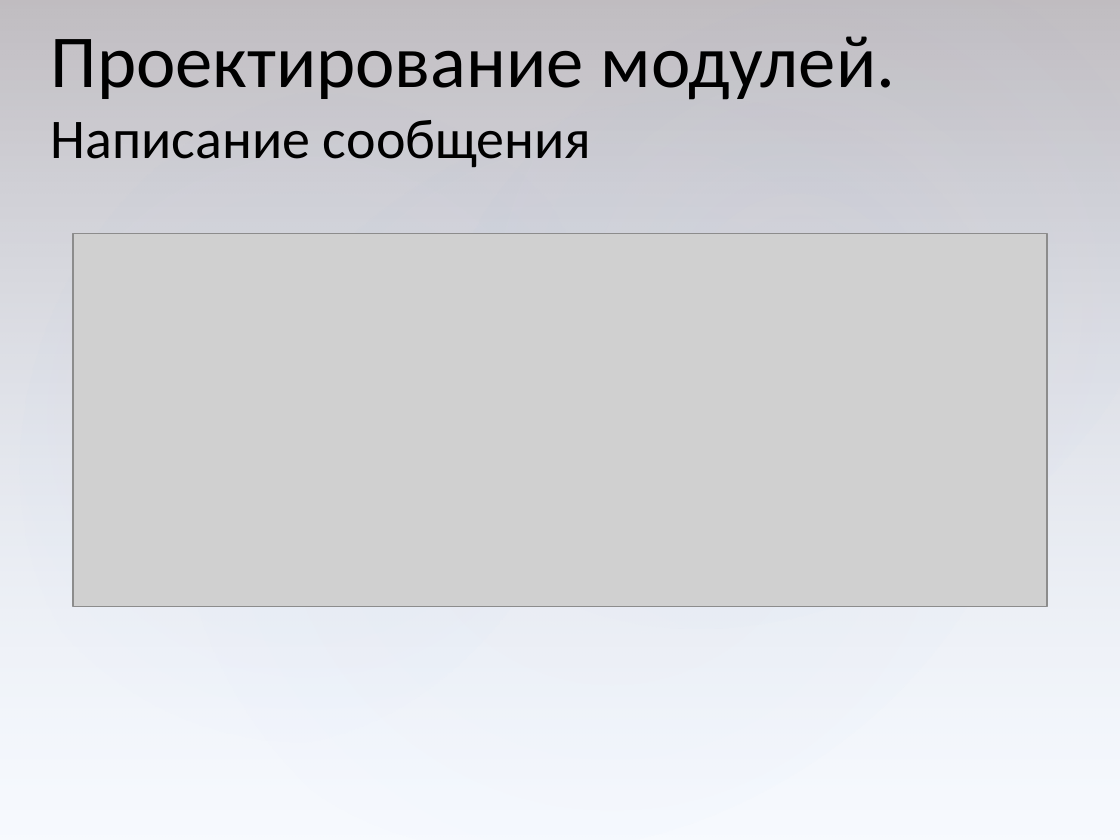
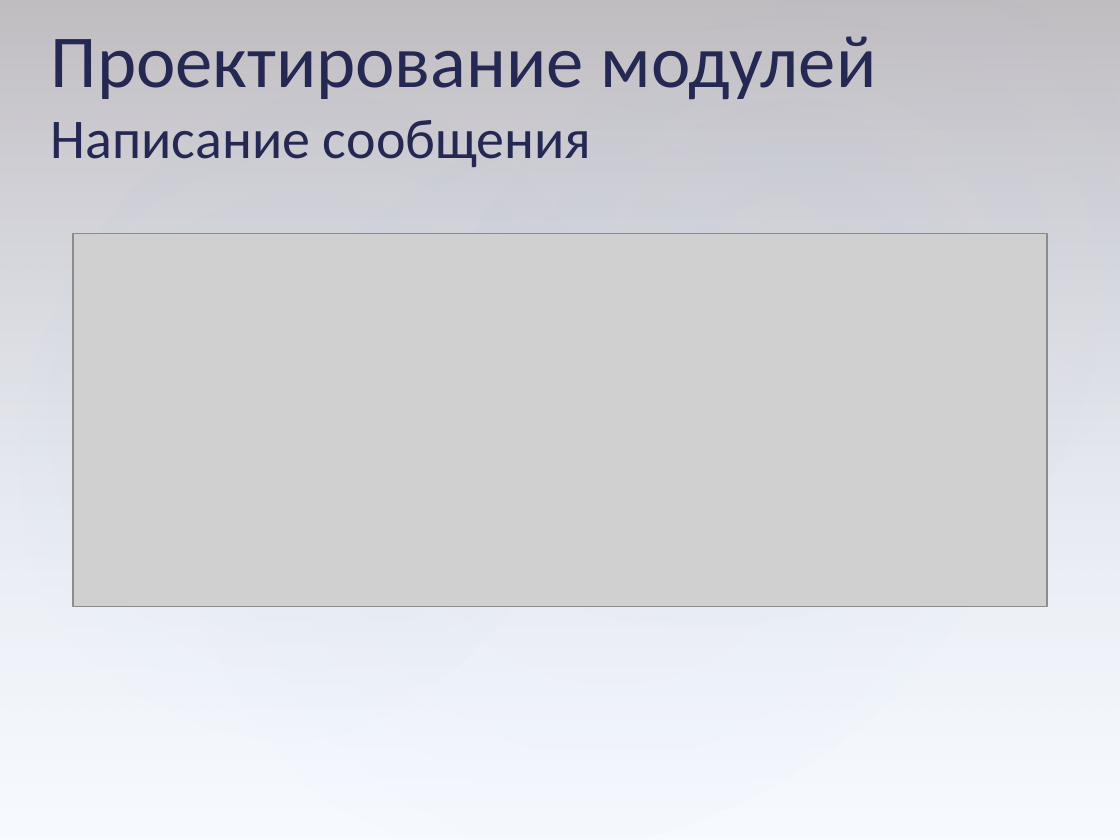
Before and after one commit to serpikovs/in40, a slide deck: slide 32 of !docs/common.pptx. Drawn at 1120x840 pixels with LibreOffice and Linux fonts; fonts in the diff are those of the drawing; grey boxes stand for pictures. Boxes give left, top, right and bottom in pixels: in the first picture for what was removed or moved away, otherwise in the second. Text is boxed around its words. In the diff, an @@ line names an element or a change of style, - is before the commit and + after.

```diff
--- a/!docs/common.pptx
+++ b/!docs/common.pptx
@@ text at [51,36,877,99]: text changed; text colour #000000 to #242852 @@
-Проектирование модулей.
+Проектирование модулей
@@ text at [51,120,591,167]: text colour #000000 to #242852 in "Написание сообщения" @@
```
Also in this commit, not shown: 34 other slides changed.
